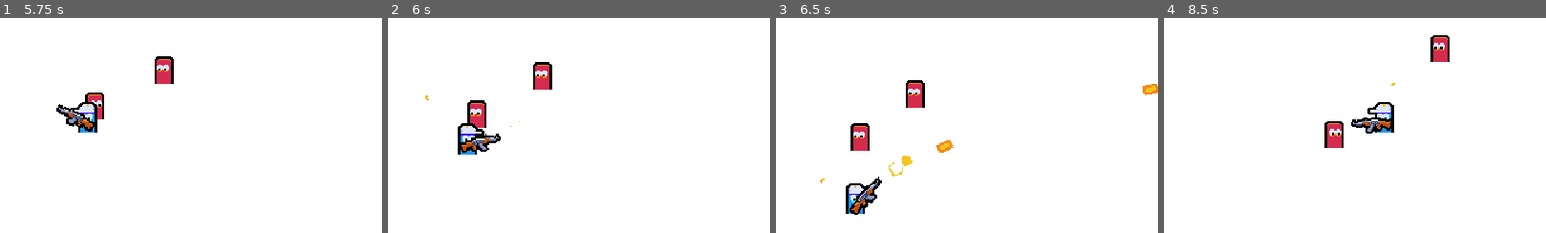
Above: before the commit, frames 1-4 (left to right).
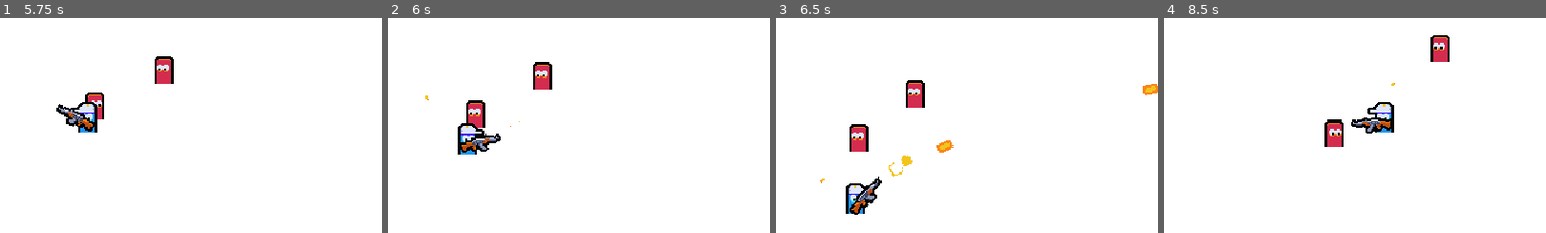
Above: after the commit, the same moments.

Repository: bartoszcholewa/2d-multiplayer-course
Game: Godot game, scene res://ui/main_menu/main_menu.tscn
The game is run twice, just before and just after one commit, with the same random seed, the same clock (stepped at 60 frames per second) and the same inputs.
Inputs (mouse positions are % of the whole screen's width and height, from its top left):
- Up to frame 1 (5.75 s): tap Enter at 0.5 s; move the mouse to (72, 45) at 0.52 s; press the mouse at (72, 45) at 0.53 s; hold D (move_right) 0.53-1.25 s; release the mouse at (72, 45) at 1.25 s; click "Host" at 1.25 s; tap Space at 2 s; move the mouse to (30, 55) at 2.02 s; hold S (move_down) 2.03-2.78 s; click (30, 55) at 2.1 s; move the mouse to (60, 28) at 2.77 s; press the mouse at (60, 28) at 2.78 s; hold D (move_right) 2.78-3.53 s; move the mouse to (45, 70) at 3.52 s; release the mouse at (45, 70) at 3.53 s; hold W (move_up) 3.53-4.28 s; click (45, 70) at 3.6 s; move the mouse to (80, 65) at 4.27 s; press the mouse at (80, 65) at 4.28 s; hold A (move_left) from 4.28 s (still down); move the mouse to (20, 35) at 5.02 s; release the mouse at (20, 35) at 5.03 s; click (20, 35) at 5.1 s
- Up to frame 2 (6 s): move the mouse to (55, 50) at 5.77 s; release A (move_left) at 5.78 s; press the mouse at (55, 50) at 5.78 s; hold S (move_down) from 5.78 s (still down)
- Up to frame 3 (6.5 s): keep holding S (move_down)
- Up to frame 4 (8.5 s): move the mouse to (35, 25) at 6.52 s; release S (move_down) at 6.53 s; release the mouse at (35, 25) at 6.53 s; hold D (move_right) 6.53-7.28 s; click (35, 25) at 6.6 s; move the mouse to (72, 45) at 7.27 s; press the mouse at (72, 45) at 7.28 s; hold W (move_up) 7.28-8.03 s; move the mouse to (30, 55) at 8.02 s; release the mouse at (30, 55) at 8.03 s; hold D (move_right) from 8.03 s (still down); click (30, 55) at 8.1 s
The pictures show only the part of the screen within x 28-78%, y 25-75%; the shares and areas given below are measured in that part.

Frame 1 is identical in both runs. In frame 2, 0.2% of the frame differs, in the area x 20-26%, y 38-52%; in frame 3, 0.3%, in the area x 19-25%, y 48-63%; in frame 4, less than 0.1%.

Commit message:
Lesson 38 - State Machine and Enemy States

Diff:
--- a/entities/enemy/enemy.gd
+++ b/entities/enemy/enemy.gd
@@ -6,40 +6,82 @@
 @onready var visuals: Node2D = $Visuals
 
 var target_position: Vector2
-var is_spawning: bool
-
+var state_machine: CallableStateMachine = CallableStateMachine.new()
 
 func _ready() -> void:
+	# Spawning states
+	state_machine.add_states(
+		normal_state_spawn,
+		enter_state_spawn,
+		exit_state_spawn,
+	)
+
+	# Follow player state
+	state_machine.add_states(
+		normal_state_follow,
+		enter_state_follow,
+		exit_state_follow,
+	)
+
+	# Setting initial state as spawning
+	state_machine.set_initial_state(normal_state_spawn)
+
 	target_acquisition_timer.timeout.connect(_on_target_acqusition_timer_timeout)
-	play_spawn_animation()
 
 	if is_multiplayer_authority():
 		health_component.died.connect(_on_died)
-		acquire_target()
 
 
 func _process(_delta: float) -> void:
-	if is_multiplayer_authority() and not is_spawning:
-		velocity = global_position.direction_to(target_position) * 40
-		move_and_slide()
+	state_machine.update()
 
-	if not is_spawning:
-		flip()
 
-func flip() -> void:
-	visuals.scale = Vector2.ONE if target_position.x > global_position.x\
-		else Vector2(-1, 1)
+#region Enemy States
 
-func play_spawn_animation() -> void:
-	is_spawning = true
+#region Spawn State
+func enter_state_spawn() -> void:
 	var tween: Tween = create_tween()
 	tween.tween_property(visuals, "scale", Vector2.ONE, 0.4)\
 		.from(Vector2.ZERO)\
 		.set_ease(Tween.EASE_OUT)\
 		.set_trans(Tween.TRANS_BACK)
 	tween.finished.connect(func () -> void:
-		is_spawning = false
+		state_machine.change_state(normal_state_follow)
 	)
+
+func normal_state_spawn() -> void:
+	pass
+
+func exit_state_spawn() -> void:
+	pass
+#endregion
+
+#region Attack State
+func enter_state_follow() -> void:
+	if is_multiplayer_authority():
+		acquire_target()
+
+func normal_state_follow() -> void:
+	if is_multiplayer_authority():
+		velocity = global_position.direction_to(target_position) * 40
+		move_and_slide()
+	flip()
+
+
+func exit_state_follow() -> void:
+	pass
+#endregion
+
+#endregion
+
+
+
+
+
+func flip() -> void:
+	visuals.scale = Vector2.ONE if target_position.x > global_position.x\
+		else Vector2(-1, 1)
+
 
 func acquire_target() -> void:
 	var players: Array[Node] = get_tree().get_nodes_in_group("player")
--- /dev/null
+++ b/scripts/callable_state_machine.gd
@@ -0,0 +1,53 @@
+class_name CallableStateMachine
+
+var state_dictionary: Dictionary = {}
+var current_state: String
+
+
+func add_states(
+	normal_state_callable: Callable,
+	enter_state_callable: Callable,
+	exit_state_callable: Callable
+) -> void:
+	state_dictionary[normal_state_callable.get_method()] = {
+		"normal": normal_state_callable,
+		"enter": enter_state_callable,
+		"exit": exit_state_callable
+	}
+
+
+func set_initial_state(state_callable: Callable) -> void:
+	var state_name: StringName = state_callable.get_method()
+	if state_dictionary.has(state_name):
+		_set_state(state_name)
+	else:
+		push_warning("No state with name " + state_name)
+
+
+func update() -> void:
+	if current_state != null:
+		var normal_state: Callable = state_dictionary[current_state].normal
+		print("Calling ", normal_state.get_method())
+		normal_state.call()
+
+
+func change_state(state_callable: Callable) -> void:
+	var state_name: StringName = state_callable.get_method()
+	if state_dictionary.has(state_name):
+		_set_state.call_deferred(state_name)
+	else:
+		push_warning("No state with name " + state_name)
+
+
+func _set_state(state_name: String) -> void:
+	if current_state:
+		var exit_callable: Callable = state_dictionary[current_state].exit
+		if !exit_callable.is_null():
+			print("Calling ", exit_callable.get_method())
+			exit_callable.call()
+
+	current_state = state_name
+	var enter_callable: Callable = state_dictionary[current_state].enter
+	if !enter_callable.is_null():
+		print("Calling ", enter_callable.get_method())
+		enter_callable.call()
Not shown, added: scripts/callable_state_machine.gd.uid
